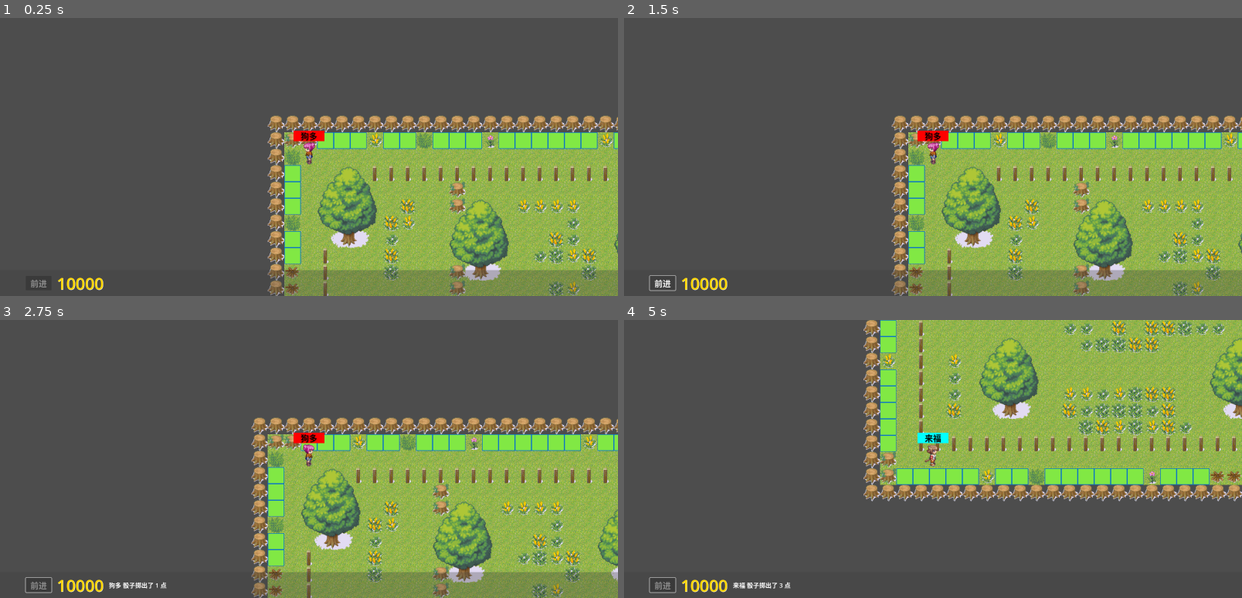
Above: before the commit, frames 1-4 (two rows, left to right).
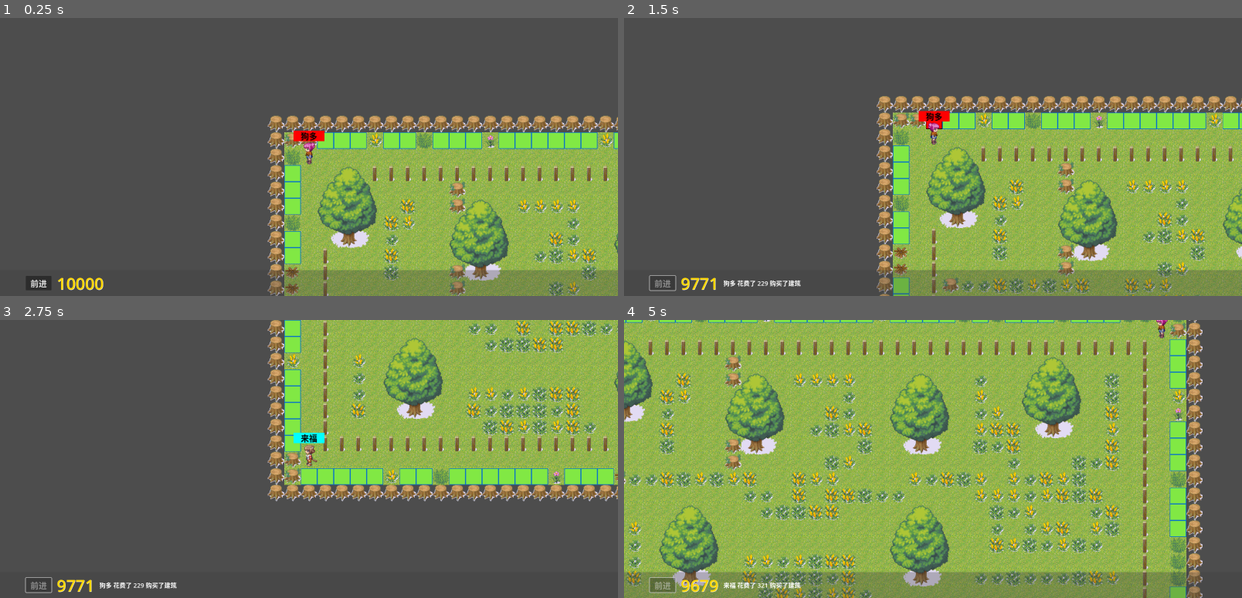
Above: after the commit, the same moments.

Repository: GCCH2023/Dice-By-Godot
Game: Godot game, scene res://场景/Main.tscn
Same seed, same stepped clock (60 frames per second), same inputs: the game is played once before the commit and once after it.
Inputs (mouse positions are in pixels of both pictures, inside the frame that each line leads up to):
- Up to frame 1 (0.25 s): no input
- Up to frame 2 (1.5 s): click (661, 282) at 0.5 s, where only the run after the commit has a clickable "前进"; tap Enter at 1.25 s
- Up to frame 3 (2.75 s): click (37, 584) at 2 s, where only the run before the commit has a clickable "前进"
- Up to frame 4 (5 s): tap Space at 2.75 s; tap Enter at 4.25 s

The runs differ from the first frame. In frame 1, less than 0.1% of the frame differs, in the area x 5-8%, y 94-97%; in frame 2, 28%; in frame 3, 54%; in frame 4, 86%, in the area x 0-100%, y 0-100%.

Commit message:
添加了角色视角切换功能的演示场景

Diff:
--- /dev/null
+++ b/Node2D.gd
@@ -0,0 +1,27 @@
+extends Node2D
+
+var current : Node2D
+
+func on_switched():
+	# 相机切换完毕后, 此时角色相机成为当前相机, 让角色移动一段距离
+	await  AnimationManager.move_by(current, Vector2i(400, 0), 1).finished
+	print("switched")
+	var next = $Role2 if current == $Role1 else $Role1
+	AnimationManager.switch_camera(current.get_node("角色相机"), next.get_node("角色相机"))
+	current = next
+
+# Called when the node enters the scene tree for the first time.
+func _ready():
+	# 设置主相机
+	AnimationManager.set_main_camera($Node2D/主相机)
+	# 连接相机切换完毕的信号
+	AnimationManager.camera_switched.connect(on_switched)
+
+	current = $Role1
+	# 第一个参数为null表示从主相机切换到第一个角色的相机
+	AnimationManager.switch_camera(null, $Role1/角色相机)
+
+
+# Called every frame. 'delta' is the elapsed time since the previous frame.
+func _process(delta):
+	pass
--- a/场景/Main.tscn
+++ b/场景/Main.tscn
@@ -62,7 +62,7 @@
 disabled = true
 text = "前进"
 
-[node name="Money" type="Label" parent="CanvasLayer/ColorRect/HBoxContainer"]
+[node name="Gold" type="Label" parent="CanvasLayer/ColorRect/HBoxContainer"]
 layout_mode = 2
 theme_override_colors/font_color = Color(1, 0.843137, 0, 1)
 theme_override_colors/font_shadow_color = Color(1, 1, 1, 1)
--- /dev/null
+++ b/场景/RoleView.tscn
@@ -0,0 +1,24 @@
+[gd_scene load_steps=3 format=3 uid="uid://cu5vg0uxqxf5q"]
+
+[ext_resource type="Script" path="res://Node2D.gd" id="1_depr7"]
+[ext_resource type="Texture2D" uid="uid://rbek5yq1hc04" path="res://图片/icon.svg" id="2_d2m4g"]
+
+[node name="Node2D" type="Node2D"]
+script = ExtResource("1_depr7")
+
+[node name="Node2D" type="Node2D" parent="."]
+
+[node name="主相机" type="Camera2D" parent="Node2D"]
+position = Vector2(1199, 542)
+
+[node name="Role1" type="Sprite2D" parent="."]
+position = Vector2(179, 151)
+texture = ExtResource("2_d2m4g")
+
+[node name="角色相机" type="Camera2D" parent="Role1"]
+
+[node name="Role2" type="Sprite2D" parent="."]
+position = Vector2(868, 505)
+texture = ExtResource("2_d2m4g")
+
+[node name="角色相机" type="Camera2D" parent="Role2"]
--- a/场景/Tilemap.tscn
+++ b/场景/Tilemap.tscn
@@ -28,16 +28,16 @@
 "名称" = "狗多"
 "颜色" = Color(1, 0, 0, 1)
 "是否玩家" = true
-id = 55
 sprite_frames = ExtResource("5_wt5qk")
+"图块位置" = Vector2i(6, 17)
 
 [node name="Role2" parent="." instance=ExtResource("3_e1xg6")]
 position = Vector2(80, 654)
 script = ExtResource("4_cfssw")
 "名称" = "来福"
 "颜色" = Color(0, 1, 1, 1)
-id = 12
 sprite_frames = ExtResource("6_1qgnm")
+"图块位置" = Vector2i(5, 17)
 
 [node name="Role3" parent="." instance=ExtResource("3_e1xg6")]
 position = Vector2(1200, 80)
@@ -45,6 +45,7 @@
 "名称" = "旺财"
 "颜色" = Color(1, 1, 0, 1)
 sprite_frames = ExtResource("5_wt5qk")
+"图块位置" = Vector2i(4, 17)
 
 [node name="Role4" parent="." instance=ExtResource("3_e1xg6")]
 position = Vector2(1200, 654)
@@ -52,3 +53,4 @@
 "名称" = "王德发"
 "颜色" = Color(1, 0, 1, 1)
 sprite_frames = ExtResource("5_wt5qk")
+"图块位置" = Vector2i(3, 17)
--- a/脚本/AnimationManager.gd
+++ b/脚本/AnimationManager.gd
@@ -350,7 +350,7 @@
 # 角色视角切换问题
 # 每个角色下面需要有一个相机, 场景下面有一个主相机,
 # 角色移动跟随使用角色下面的相机, 角色切换使用主相机
-# 第一次时, 当需要切换到第一个角色A时, 将主相机平移到该角色的位置, 然后切换到该该角色的相机
+# 第一次时, 当需要切换到第一个角色时, 将主相机平移到该角色的位置, 然后切换到该该角色的相机
 # 此后, 每到切换下一个角色时, 先将主相机的位置设为当前角色的位置, 并切换到主相机
 # 接着, 主相机平移到下一个角色的位置, 切换到下一个角色的相机
 var main_camera : Camera2D
@@ -372,4 +372,7 @@
 	# 平移动画
 	var target = next_camera.get_parent().global_position
 	target = main_camera_node.to_local(target)
-	move_to(main_camera, target, duration).finished.connect(func(): emit_signal("camera_switched"))
+	var anim = move_to(main_camera, target, duration)
+	anim.finished.connect(func(): emit_signal("camera_switched"))
+	await anim.finished
+	next_camera.make_current()
--- a/脚本/Main.gd
+++ b/脚本/Main.gd
@@ -5,7 +5,9 @@
 # 图集属性
 # 0 道路, 可以同行
 # 1 障碍, 不可同行
-# 1001 空地, 可以占有
+# 如果图块的编号相同, 那么说明这些图块属于同一个建筑
+# 100 表示空地, 可以购买
+# 101~104表示属于1~4号玩家
 # tilemap 中可能有多个图层, 如果多个图层都有图块, 那么取大的那个值
 const tile_set = [
 	[0, 1, 1, 1, 1, 1, 1, 1],
@@ -25,35 +27,33 @@
 	[1, 1, 1, 1, 1, 1, 1, 1],
 	[1, 1, 1, 1, 1, 1, 1, 1],
 	[1, 1, 1, 1, 1, 1, 1, 1],
-	[1, 1, 1, 1, 1, 1, 1, 1001],
-]
-
-# 图集建筑表
-# 如果图块的编号相同, 那么说明这些图块属于同一个建筑
-const tile_set_bu = [
-	[0, 1, 1, 1, 1, 1, 1, 1],
-	[1, 1, 1, 1, 1, 1, 1, 1],
-	[1, 1, 1, 1, 1, 1, 1, 1],
-	[1, 1, 1, 1, 1, 1, 1, 1],
-	[1, 1, 1, 1, 1, 1, 1, 1],
-	[1, 1, 1, 1, 1, 1, 1, 1],
-	[1, 1, 1, 1, 1, 1, 1, 1],
-	[1, 1, 1, 1, 1, 1, 1, 1],
-	[1, 1, 1, 1, 1, 1, 1, 1],
-	[1, 1, 1, 1, 1, 1, 1, 1],
-	[1, 1, 1, 1, 1, 1, 1, 1],
-	[1, 1, 1, 1, 1, 1, 1, 1],
-	[1, 1, 1, 1, 1, 1, 1, 1],
-	[1, 1, 1, 1, 1, 1, 1, 1],
-	[1, 1, 1, 1, 1, 1, 1, 1],
-	[1, 1, 1, 1, 1, 1, 1, 1],
-	[1, 1, 1, 1, 1, 1, 1, 1],
 	[1, 1, 1, 104, 103, 102, 101, 100],
 ]
 
 const directions = [Vector2i.LEFT, Vector2i.UP, Vector2i.RIGHT, Vector2i.DOWN]
 
-# 地图属性数据
+# 表示建筑的类
+class Cell:
+	var id:int		# 建筑的编号
+	var role_id:int		# 建筑所属角色的id
+	var pass_prop:int	# 通行属性
+	var gold:int	# 购买所需金钱
+	var map_rect:Rect2i	# 建筑在地图中的格子区域
+
+	func _init():
+		pass_prop = 0
+		id = 0
+		role_id = 0
+		# 随机设置费用 [200, 500]
+		gold = randi() % 300 + 200
+
+	func can_pass()->bool:
+		return pass_prop == 0
+
+	func is_building():
+		return pass_prop >= 100
+
+# 地图属性数据, 二维数组, 元素类型是Building
 var map  = []
 # 当前角色
 var current : Node2D
@@ -64,11 +64,16 @@
 	for y in range(0, size.y):
 		map.append([])
 		for x in range(0, size.x):
-			map[y].append(-1)
+			var cell = Cell.new()
 			for i in range(0, layer_count):
 				var p =	$TileMap.get_cell_atlas_coords(i, Vector2i(x, y))	# 获取图块位置
-				if p.x >= 0 && p.y >= 0 && map[y][x] < tile_set[p.y][p.x]:
-					map[y][x] = tile_set[p.y][p.x]
+				cell.map_rect = Rect2i(x, y, 1, 1)
+				if p.x >= 0 && p.y >= 0 && cell.pass_prop < tile_set[p.y][p.x]:
+					cell.pass_prop = tile_set[p.y][p.x]
+			map[y].append(cell)
+
+func get_building_role(cell:Cell):
+	return $TileMap.get_role_by_id(cell.role_id)
 
 # Called when the node enters the scene tree for the first time.
 func _ready():
@@ -77,15 +82,63 @@
 	var tile_set_pos = $TileMap.get_cell_atlas_coords(1, v)
 	print(tile_set_pos)
 	print("tile_set[1][2] = ", tile_set[tile_set_pos.y][tile_set_pos.x])
-	print("map[1][2] = ",  map[v.y][v.x])
+	print("map[1][2] = ",  map[v.y][v.x].pass_prop)
 	print(get_move_one(Vector2i(9, 2), Vector2i.RIGHT))
 	AnimationManager.set_main_camera($Node2D/Camera2D);
 	AnimationManager.camera_switched.connect(camera_move_finished)
 	var player = $TileMap.get_player()
-	$CanvasLayer/ColorRect/HBoxContainer/Money.text = str(player.get_money())
+	$CanvasLayer/ColorRect/HBoxContainer/Gold.text = str(player.get_money())
 	role_turn($TileMap.get_player())
 
+# 获取格子对应的建筑
+func get_building(point:Vector2i)->Cell:
+	return map[point.y][point.x]
+
+# 修改建筑的主人
+func change_building_owner(building:Cell, role:Node2D):
+	building.role_id = role.id
+	# 修改地图显示
+	$TileMap.set_cell(1, building.map_rect.position, 0, role.图块位置)
+	print("修改建筑主人")
+
+# 购买建筑
+func buy_building(building:Cell):
+	current.资金 -= building.gold
+	$CanvasLayer/ColorRect/HBoxContainer/Gold.text = str(current.资金)
+	$CanvasLayer/ColorRect/HBoxContainer/Label.text = "%s 花费了 %d 购买了建筑" % [current.名称, building.gold]
+	# 修改建筑所属
+	change_building_owner(building, current)
+	await get_tree().create_timer(0.5).timeout
+
+# 尝试购买建筑
+func try_buy_building(building:Cell):
+	if current.资金 >= building.gold:
+		buy_building(building)
+
+# 角色到达空地
+func on_arrive_blank(building:Cell):
+	print("到达空地")
+	try_buy_building(building)
+
+# 角色到达角色的地盘
+func on_arrive_role_building(role:Node2D, building:Cell):
+	print("到达", role.名称, "的地盘")
+
 func on_role_move_end():
+	# 判断角色位置周围是否有建筑
+	var role_pos = $TileMap.get_role_position(current)
+	for vec in directions:
+		var point = role_pos + vec
+		var cell = map[point.y][point.x]
+		if cell.is_building():
+			var role = $TileMap.get_role_by_id(cell.role_id)
+			if role == null:
+				on_arrive_blank(cell)
+			else:
+				on_arrive_role_building(role, cell)
+			# 应该一个格子只能对应一个建筑, 所以break了
+			break
+
 	# 切换相机节点
 	#相机节点.position = current.position
 	$Node2D/Camera2D.make_current()
@@ -108,7 +161,7 @@
 	for vec in next_dirs:
 		var next_pos = pos + vec
 		# 判断下一个位置是否可通行
-		if map[next_pos.y][next_pos.x] == 0:
+		if map[next_pos.y][next_pos.x].can_pass():
 			print(next_pos," : 可通行")
 			can_pass_vecs.append(vec)
 		else:
@@ -152,13 +205,17 @@
 	$CanvasLayer/ColorRect/HBoxContainer/Button.disabled = false
 
 
+var camera_finished_need_wait:bool=false
 func camera_move_finished():
 	# 切换相机父节点
 	current.set_camera()
 
-	await get_tree().create_timer(0.5).timeout
-
-	$CanvasLayer/ColorRect/HBoxContainer/Money.text = str(current.get_money())
+	if camera_finished_need_wait:
+		await get_tree().create_timer(0.5).timeout
+	else:
+		camera_finished_need_wait = true
+
+	$CanvasLayer/ColorRect/HBoxContainer/Gold.text = str(current.get_money())
 	if current.是否玩家:
 		print("\n开始玩家 ", current.名称, " 的回合")
 		show_player_panel()
@@ -169,7 +226,8 @@
 # 开始指定玩家的回合
 func role_turn(role : Node2D):
 	var cur_camera = current.get_camera() if current != null else null
-	AnimationManager.switch_camera(cur_camera, role.get_camera())
+	var duration = 0 if camera_finished_need_wait == false else 1
+	AnimationManager.switch_camera(cur_camera, role.get_camera(), duration)
 	current = role
 	# 摄像机移动到角色中心
 	#var anim = AnimationManager.move_to($Node2D, role.global_position, 1)
--- a/脚本/Role.gd
+++ b/脚本/Role.gd
@@ -8,10 +8,11 @@
 	get = get_颜色, set = set_颜色
 @export var 是否玩家 : bool = false
 @export var 资金 : int = 10000
-@export var id : int = 0:
-	get = get_id, set = set_id
 @export var sprite_frames : SpriteFrames = null:
 	get = get_sprite_frames, set = set_sprite_frames
+@export var 图块位置:Vector2i
+
+var id:int = 0
 
 func get_名称()->String:
 	return 名称
@@ -30,13 +31,6 @@
 func set_颜色(value:Color):
 	颜色 = value
 	$ColorRect.color = value
-
-func set_id(value):
-	print("set id", value)
-	id = value
-
-func get_id():
-	return id
 
 func get_sprite_frames() -> SpriteFrames:
 	return $Animation.sprite_frames
--- a/脚本/TileMap.gd
+++ b/脚本/TileMap.gd
@@ -19,7 +19,7 @@
 		children[i].next = children[(i + 1) % children.size()]
 		children[i].prev = children[(i + children.size() -1) % children.size()]
 		children[i].move_end.connect(on_role_move_end)
-	print($Role.next.名称)
+		children[i].id = i + 1
 
 func on_role_move_end(role : Node2D):
 	print("角色 ", role.名称, " 回合结束")
@@ -38,3 +38,9 @@
 
 func get_player() -> Node2D:
 	return $Role
+
+func get_role_by_id(id:int)->Node2D:
+	var children = get_children()
+	if id <= 0 || id > children.size():
+		return null
+	return children[id - 1]
Not shown, changed: README.md
